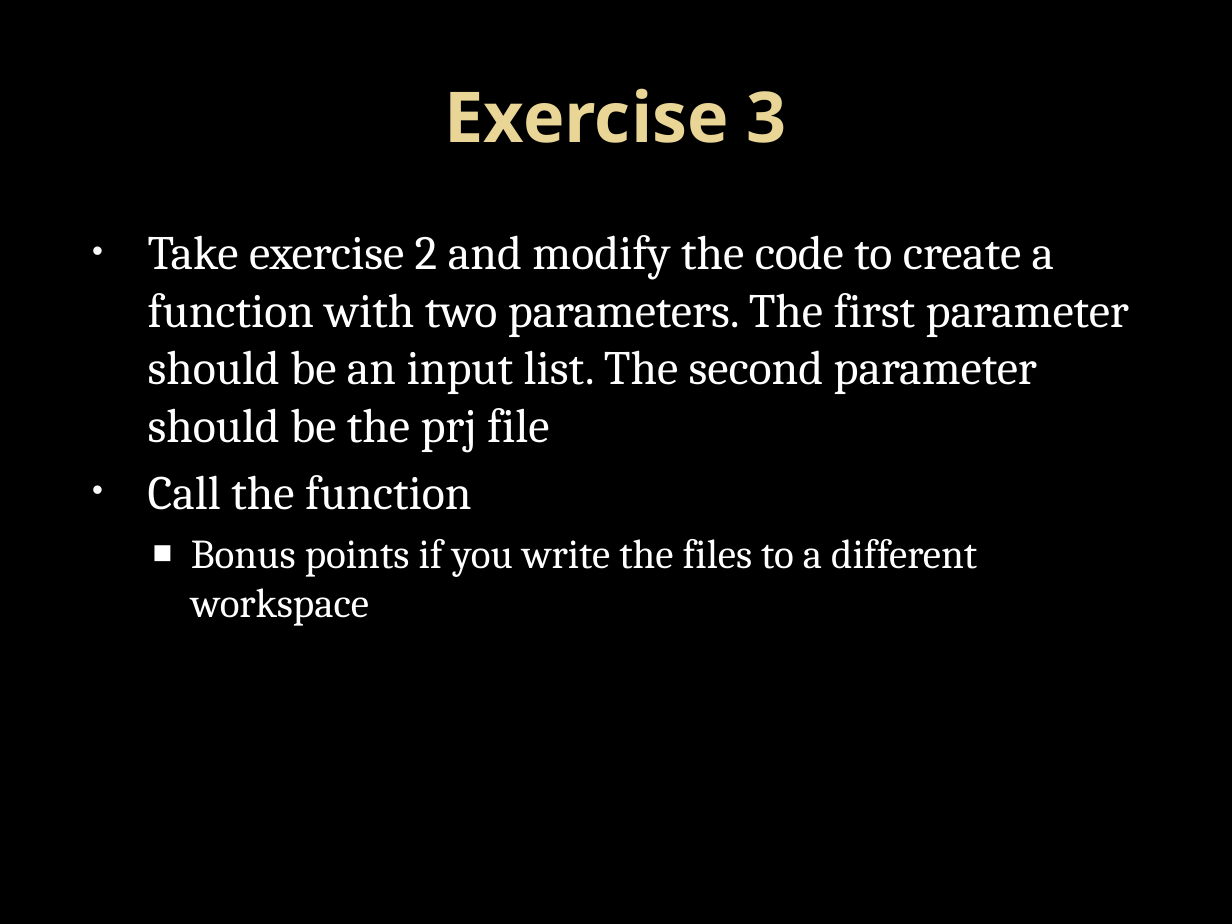
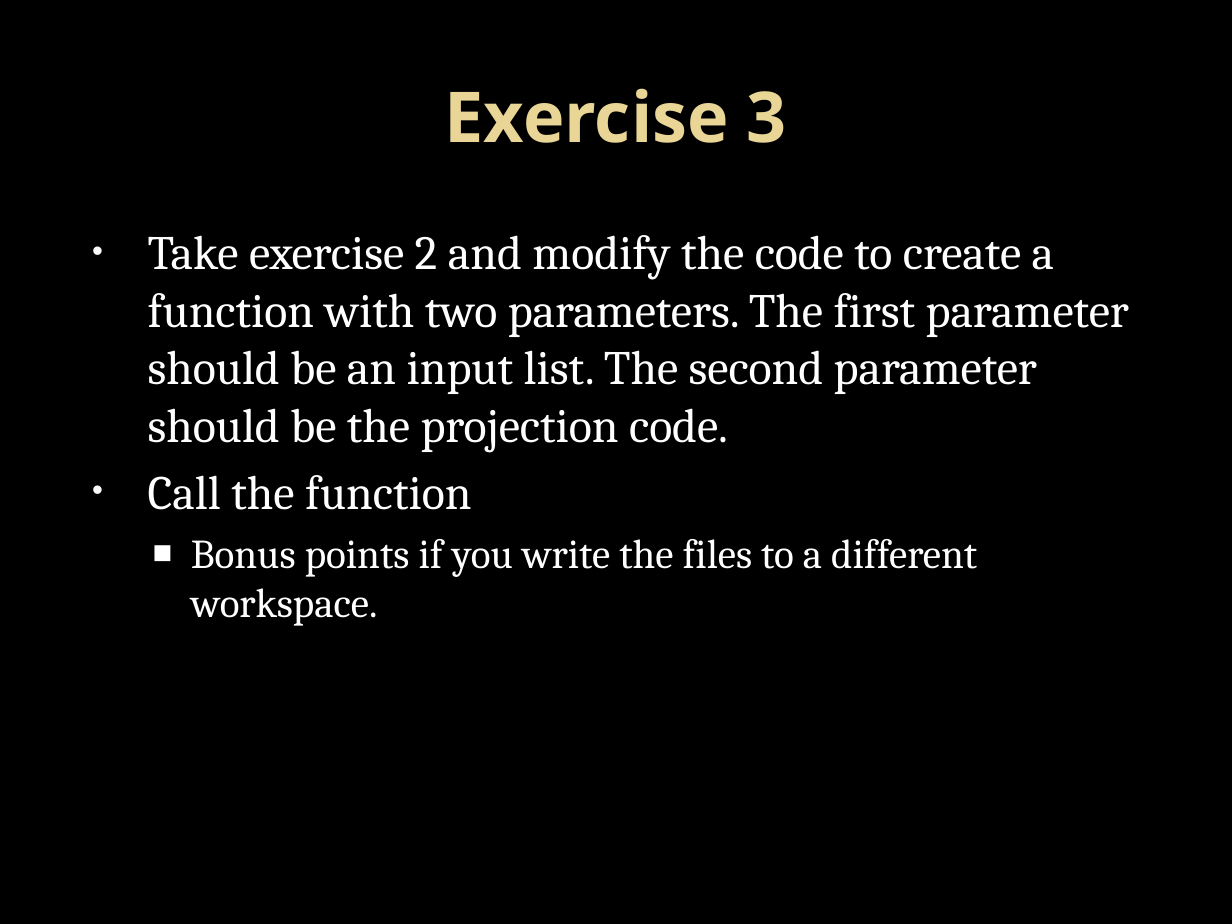
Before and after one commit to LukeKaim/python_training, a slide deck: slide 33 of introduction to python_1.pptx. Drawn at 1232x924 pixels with LibreOffice and Linux fonts; fonts in the diff are those of the drawing; background and template pictures are left out. Boxes give left, top, right and bottom in pixels: in the first picture for what was removed or moved away, otherwise in the second. Text is boxed around its words. In the diff, an @@ line names an element or a change of style, - is before the commit and + after.

```diff
--- a/introduction to python_1.pptx
+++ b/introduction to python_1.pptx
@@ text at (x1=148, y1=235, x2=1129, y2=452): text changed @@
-• Take exercise 2 and modify the code to create a function with two parameters. The first parameter should be an input list. The second parameter should be the prj file
+• Take exercise 2 and modify the code to create a function with two parameters. The first parameter should be an input list. The second parameter should be the projection code.
@@ text at (x1=191, y1=539, x2=977, y2=626): text changed @@
-  ■ Bonus points if you write the files to a different workspace
+  ■ Bonus points if you write the files to a different workspace.
```
Also in this commit, not shown: 5 other slides changed, 1 slide added.
